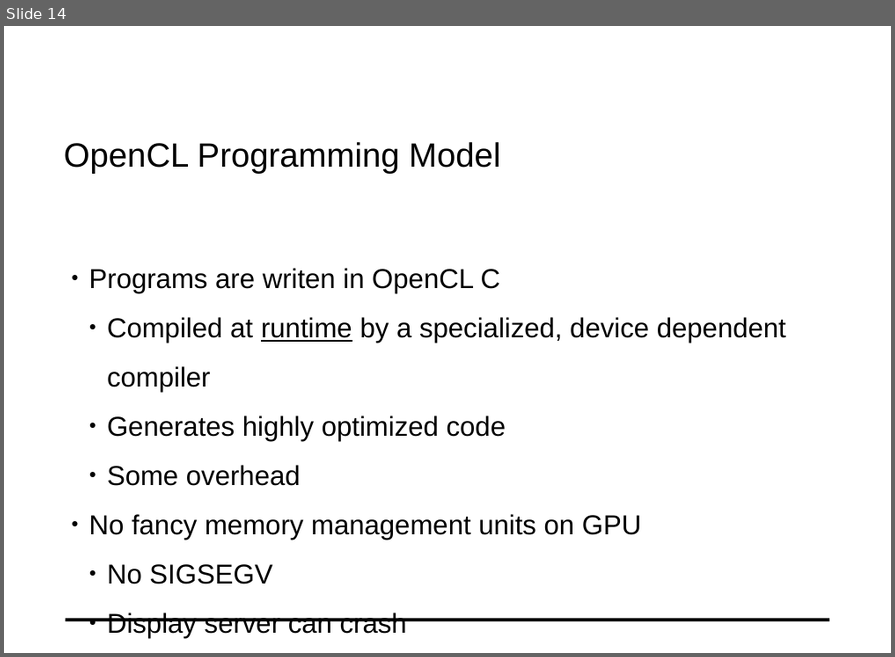
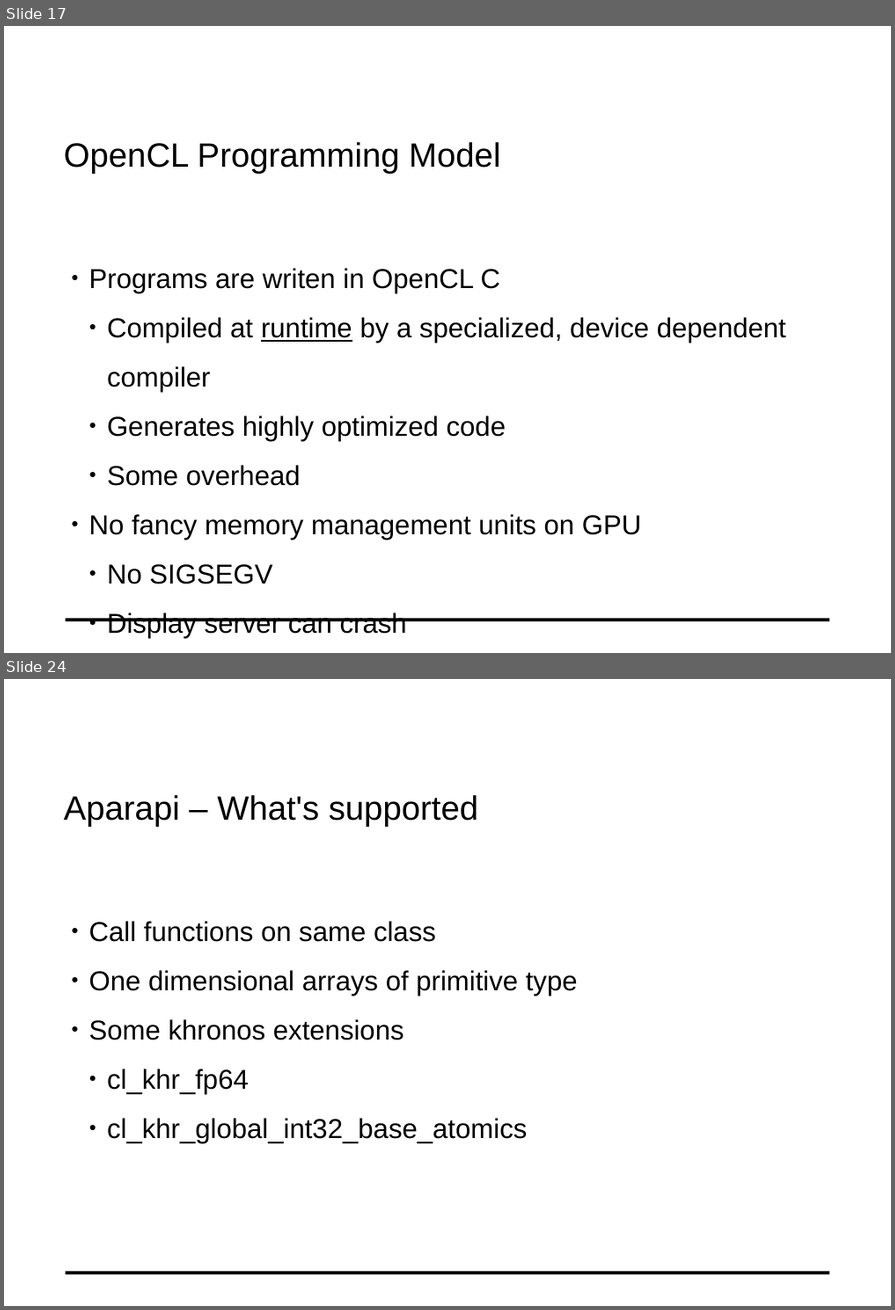
Before and after one commit to fluescher/conpr-opencl-lecture, a slide deck: docs/SL_OpenCL.odp. Shown one above the other, each under a label of ours: slide 14 before the commit, slides 17 and 24 after it; the slides between them are not shown. The pictures are 895x657 and 895x1310 pixels, drawn with LibreOffice and Linux fonts; fonts in the diff are those of the drawing; background and template pictures are left out. Boxes give left, top, right and bottom in pixels: in the first picture for what was removed or moved away, otherwise in the second. Text is boxed around its words. In the diff, an @@ line names an element or a change of style, - is before the commit and + after.

```diff
--- a/docs/SL_OpenCL.odp
+++ b/docs/SL_OpenCL.odp
@@ slide 24 added at bbox=[4, 679, 891, 1306], background #FFFFFF; not listed: 1 template element that a slide beside it also shows @@
@@ text added at bbox=[64, 795, 478, 827], 32 pt, text #000000 @@
+Aparapi – What's supported
@@ text added at bbox=[89, 921, 578, 1144], 26 pt, text #000000 @@
+● Call functions on same class
+● One dimensional arrays of primitive type
+● Some khronos extensions
+  ● cl_khr_fp64
+  ● cl_khr_global_int32_base_atomics
@@ what was slide 14 is now slide 17 @@
```
Also in this commit, not shown: 3 slides changed, 13 other slides added, 2 other files.
